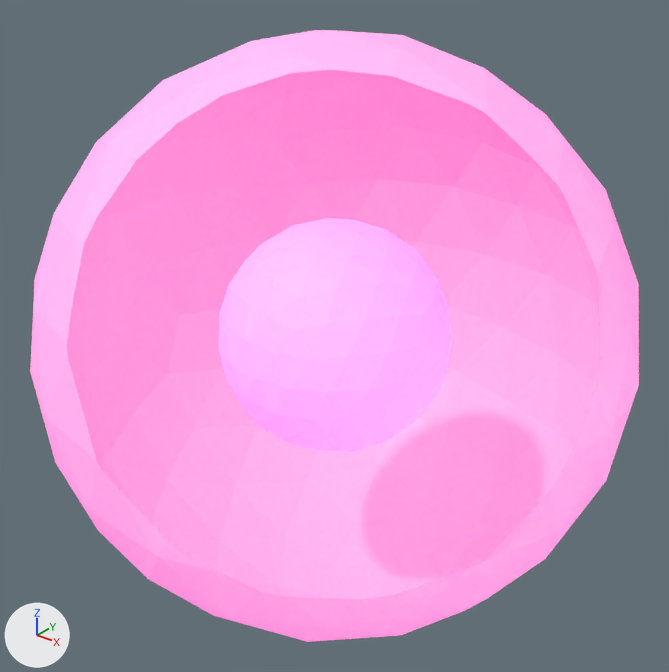
The glTF model Apps/contents/firework/firework01.glb: old version first, new version second.
Camera for both pictures: a camera (50 mm lens) standing at (89.4, -111.8, 669.2) and looking at (0.0, -0.1, 599.9). Arrows for +X, +Y and +Z are at lower left; the lights stay in place. Everything nearer to the camera than a plane just in front of the edit is cut away. Where no turn or scale is listed for an object, it has been applied to the vertices.
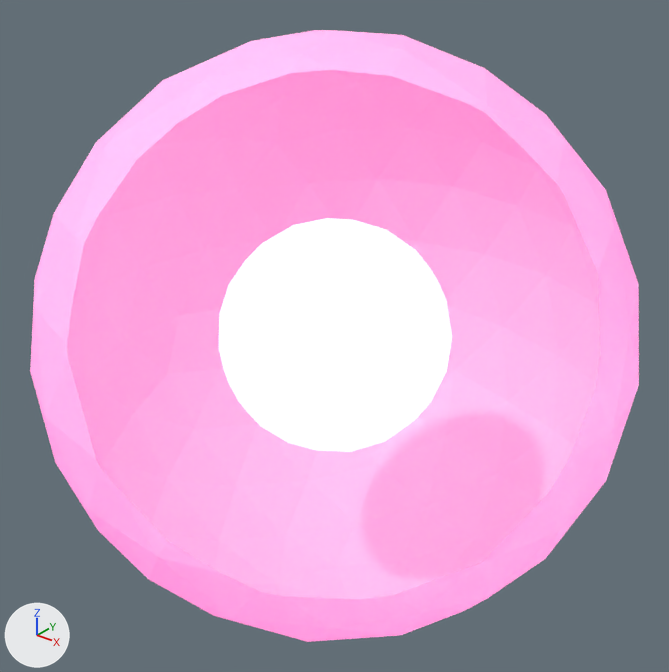
Location of each change, (x1, y1, x2, y2) in pixels of the pictures (669 x 672 px):
'Icosphere.001', recoloured (pink to white): (219, 218, 452, 452) in both

What the commit changed:
In material 'Material' (mat_material), emission_color goes from (1.0, 0.051, 0.494) (pink #ff40bb) to (1.0, 0.779, 0.681) (white #ffe4d7).
